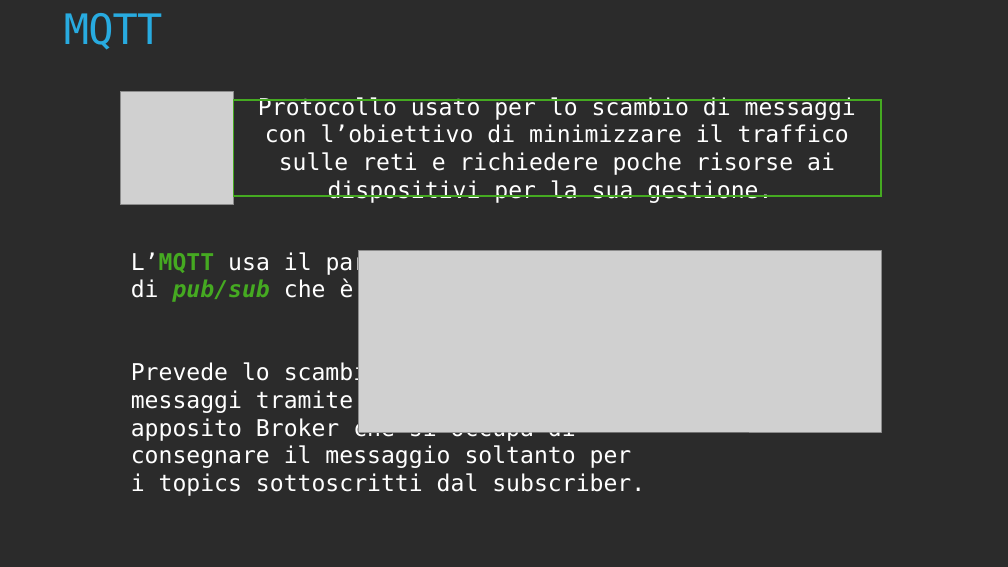
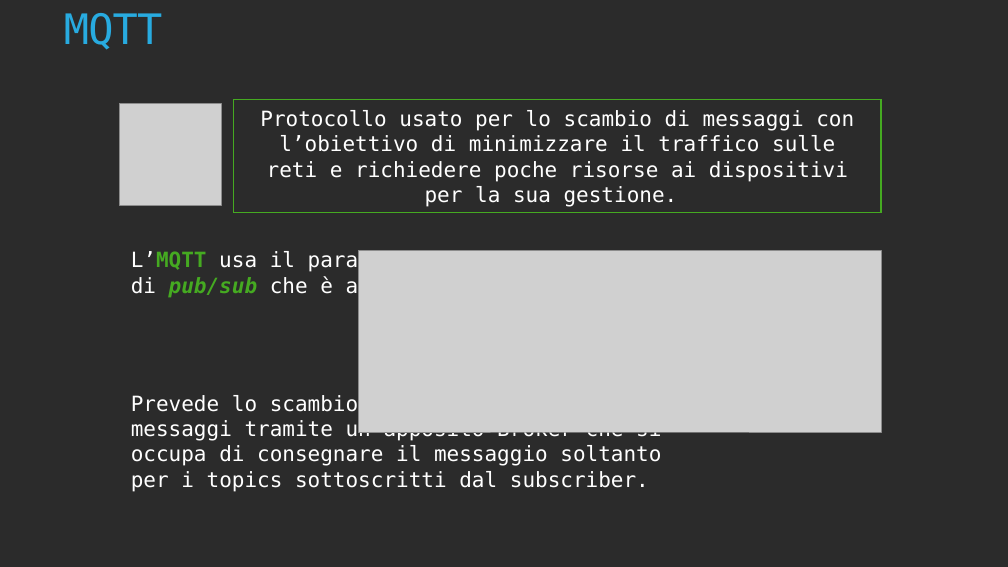
Before and after one commit to Alberto-00/Progetto-IoT, a slide deck: slide 5 of Presentation/TemplateIoT.pptx. Drawn at 1008x567 pixels with LibreOffice and Linux fonts; fonts in the diff are those of the drawing; grey boxes stand for pictures; background and template pictures are left out; a plain dark background stands for a picture behind light text. Boxes give left, top, right and bottom in pixels: in the first picture for what was removed or moved away, otherwise in the second. Text is boxed around its words. In the diff, an @@ line names an element or a change of style, - is before the commit and + after.

```diff
--- a/Presentation/TemplateIoT.pptx
+++ b/Presentation/TemplateIoT.pptx
@@ picture resized from (x1=121, y1=91, x2=234, y2=204) to (x1=119, y1=103, x2=221, y2=205) @@
@@ rectangle resized from (x1=234, y1=100, x2=881, y2=196) to (x1=234, y1=99, x2=881, y2=212) @@
@@ text "Protocollo usato per lo scambio ..." at (x1=260, y1=110, x2=854, y2=207): size 44 to 40 pt @@
@@ text at (x1=131, y1=250, x2=472, y2=412): size 44 to 40 pt in "L’MQTT usa il paradigma", "di pub/sub che è asincrono.", "Prevede lo scambio di" @@
@@ text at (x1=131, y1=419, x2=661, y2=492): text changed; size 44 to 40 pt @@
-messaggi tramite un
-apposito Broker che si occupa di
-consegnare il messaggio soltanto per i topics sottoscritti dal subscriber.
+messaggi tramite un apposito Broker che si occupa di consegnare il messaggio soltanto per i topics sottoscritti dal subscriber.
```
Also in this commit, not shown: 6 other slides changed, 2 slides added, 1 slide removed.
